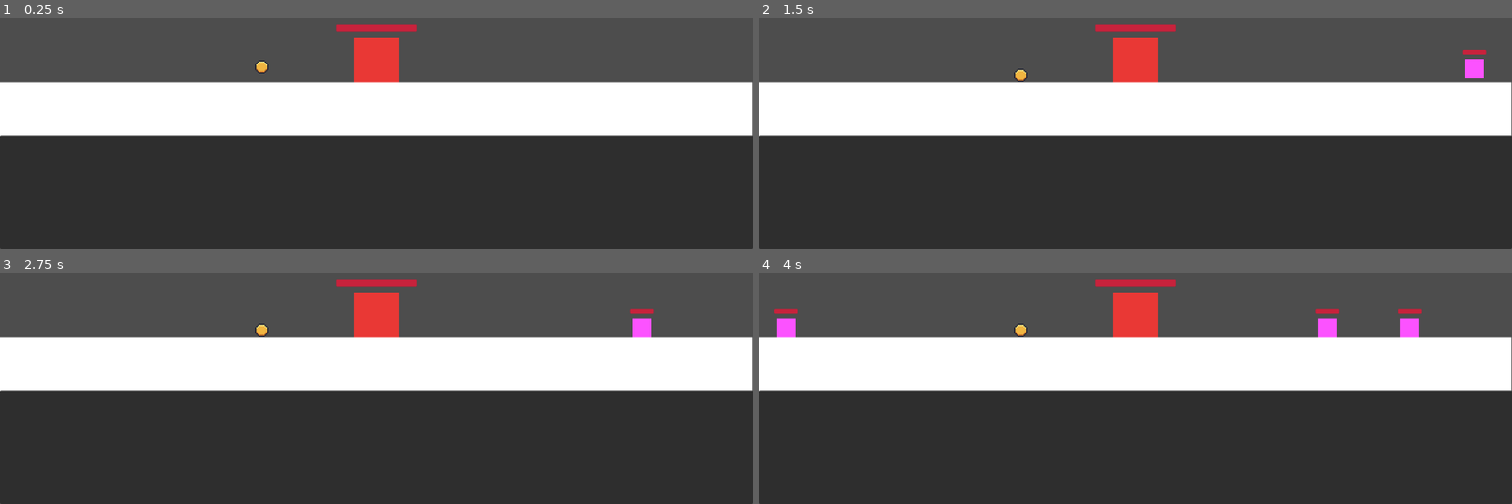
Above: before the commit, frames 1-4 (two rows, left to right).
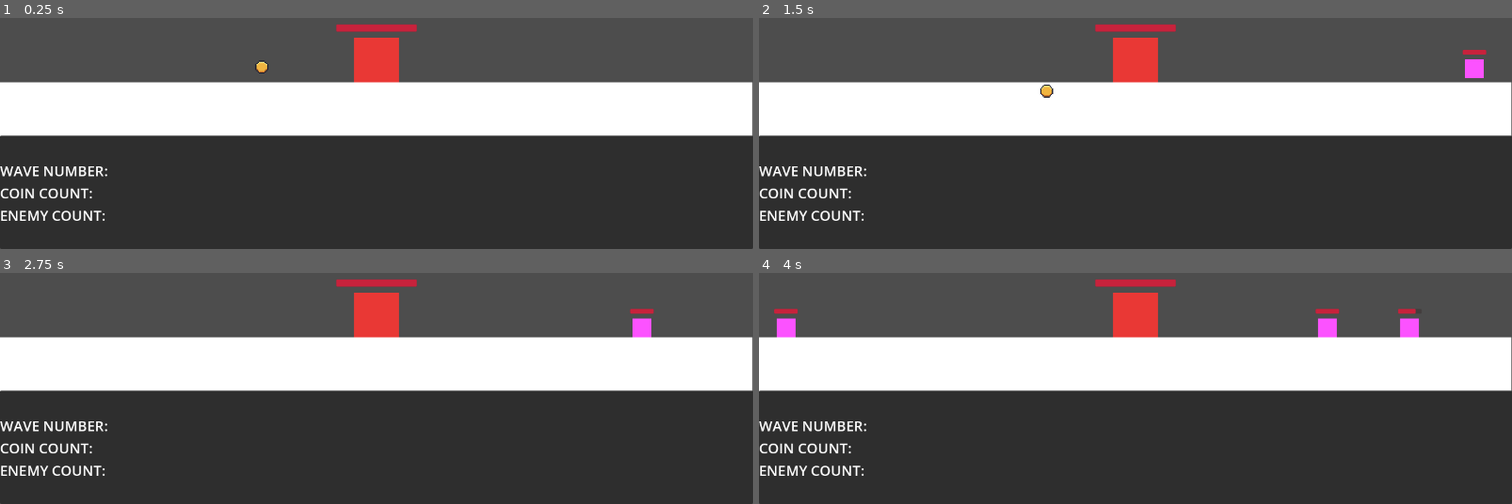
Above: after the commit, the same moments.

Repository: Caneris/Foxhold
Game: Godot game, scene res://scenes/main.tscn
Same seed, same stepped clock (60 frames per second), same inputs: the game is played once before the commit and once after it.
Inputs (mouse positions are in pixels of both pictures, inside the frame that each line leads up to):
- Up to frame 1 (0.25 s): no input
- Up to frame 2 (1.5 s): tap Enter at 0.5 s; drag from (1135, 59) to (outside the picture) at 0.52 s; tap Space at 1.25 s; drag from (1022, 75) to (1097, 121) at 1.27 s
- Up to frame 3 (2.75 s): move the mouse to (685, 328) at 2.02 s; click (685, 328) at 2.17 s
- Up to frame 4 (4 s): drag from (1097, 376) to (outside the picture) at 2.77 s; drag from (1436, 328) to (1135, 314) at 3.52 s

The runs differ from the first frame. In frame 1, 0.9% of the frame differs, in the area x 0-15%, y 64-88%; in frame 2, 1.1%, in the area x 0-40%, y 21-88%; in frame 3, 1.0%; in frame 4, 1.0%.

Commit message:
working on ui

Diff:
--- a/scenes/ui.tscn
+++ b/scenes/ui.tscn
@@ -1,6 +1,8 @@
-[gd_scene load_steps=3 format=3 uid="uid://cirhxs55at7w7"]
+[gd_scene load_steps=4 format=3 uid="uid://cirhxs55at7w7"]
 
 [ext_resource type="Script" uid="uid://ci8rvsl7jj13i" path="res://scripts/ui.gd" id="1_nt7q6"]
+
+[sub_resource type="StyleBoxFlat" id="StyleBoxFlat_nt7q6"]
 
 [sub_resource type="CanvasTexture" id="CanvasTexture_xlq6p"]
 
@@ -11,6 +13,7 @@
 anchor_bottom = 1.0
 grow_horizontal = 2
 grow_vertical = 2
+mouse_filter = 2
 script = ExtResource("1_nt7q6")
 
 [node name="BottomPanel" type="Panel" parent="."]
@@ -21,6 +24,7 @@
 offset_top = 526.0
 grow_horizontal = 2
 grow_vertical = 2
+mouse_filter = 2
 
 [node name="HBoxContainer" type="HBoxContainer" parent="BottomPanel"]
 layout_mode = 1
@@ -32,23 +36,32 @@
 
 [node name="StatsSection" type="VBoxContainer" parent="BottomPanel/HBoxContainer"]
 layout_mode = 2
+size_flags_horizontal = 3
+alignment = 1
+
+[node name="Panel" type="Panel" parent="BottomPanel/HBoxContainer/StatsSection"]
+layout_mode = 2
+theme_override_styles/panel = SubResource("StyleBoxFlat_nt7q6")
+
+[node name="WaveNumberLabel" type="Label" parent="BottomPanel/HBoxContainer/StatsSection"]
+layout_mode = 2
+theme_override_font_sizes/font_size = 24
+text = "WAVE NUMBER:"
+
+[node name="CoinCountLabel2" type="Label" parent="BottomPanel/HBoxContainer/StatsSection"]
+layout_mode = 2
+theme_override_font_sizes/font_size = 24
+text = "COIN COUNT:"
+
+[node name="EnemyCountLabel" type="Label" parent="BottomPanel/HBoxContainer/StatsSection"]
+layout_mode = 2
+theme_override_font_sizes/font_size = 24
+text = "ENEMY COUNT:"
 
 [node name="ActionSection" type="VBoxContainer" parent="BottomPanel/HBoxContainer"]
 layout_mode = 2
-
-[node name="CoinCountLabel" type="Label" parent="."]
-layout_mode = 1
-anchors_preset = -1
-anchor_left = 0.873
-anchor_right = 1.0
-anchor_bottom = 0.043
-offset_left = 1059.0
-offset_top = 40.0
-offset_right = 1216.0
-offset_bottom = 74.0
-grow_horizontal = 0
-theme_override_font_sizes/font_size = 24
-text = "COIN COUNT:"
+size_flags_horizontal = 3
+size_flags_stretch_ratio = 2.0
 
 [node name="HeartMenu" type="PopupMenu" parent="."]
 title = "HeartMenu"
